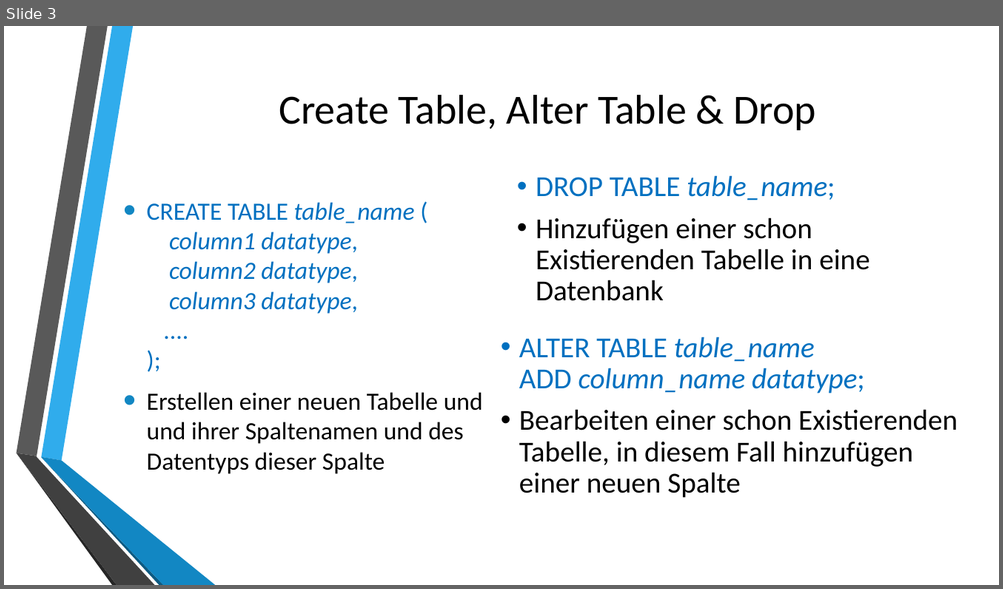
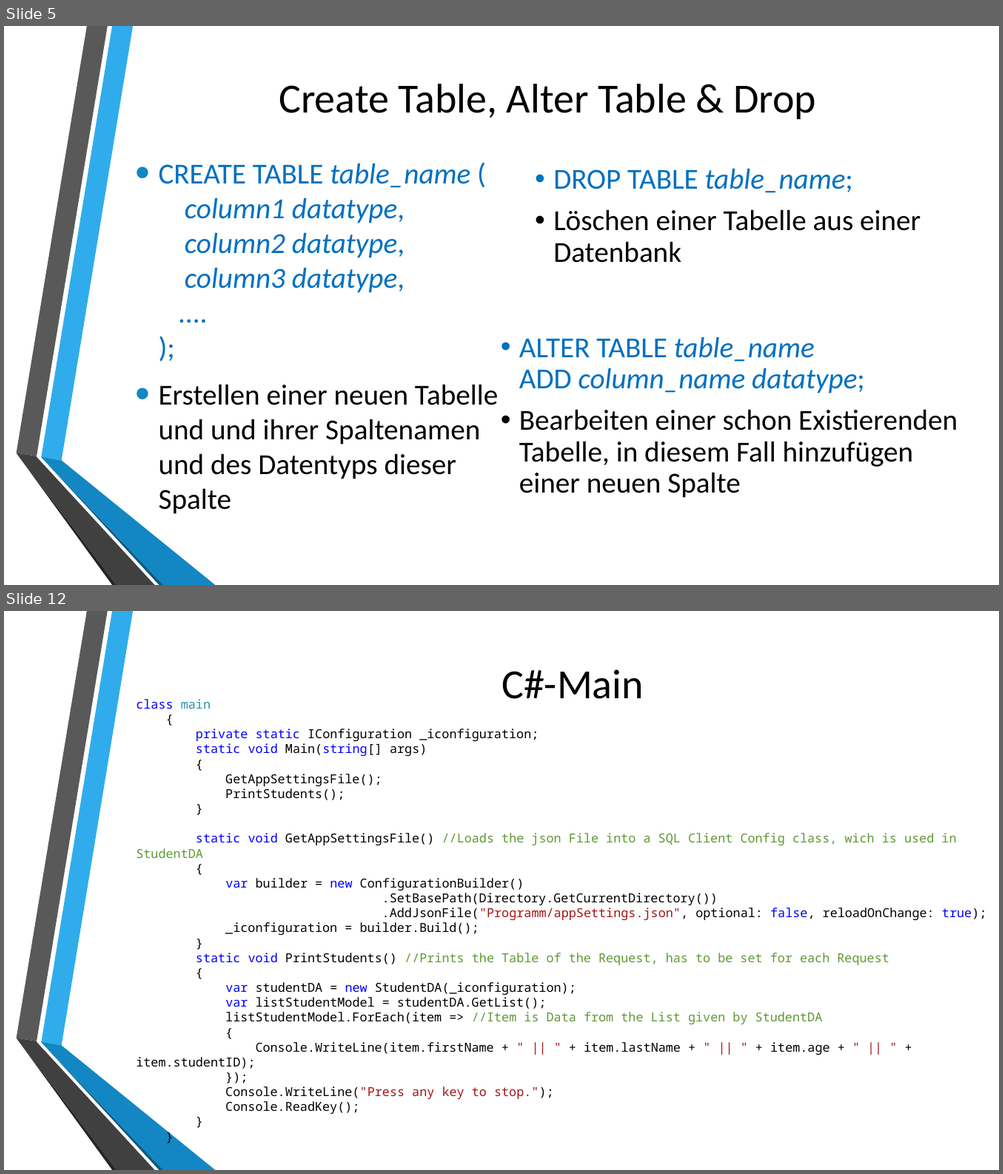
Before and after one commit to johzip/SQL_Presentation, a slide deck: Presentation.pptx. Shown one above the other, each under a label of ours: slide 3 before the commit, slides 5 and 12 after it; the slides between them are not shown. The pictures are 1003x589 and 1003x1174 pixels, drawn with LibreOffice and Linux fonts; fonts in the diff are those of the drawing; background and template pictures are left out. Boxes give left, top, right and bottom in pixels: in the first picture for what was removed or moved away, otherwise in the second. Text is boxed around its words. In the diff, an @@ line names an element or a change of style, - is before the commit and + after.

Commit message:
Fixes on the C# Project Added all needed Attributes to teh Listing class prepared the Presentation.pptx

```diff
--- a/Presentation.pptx
+++ b/Presentation.pptx
@@ slide 12 added at [4, 611, 999, 1170], background picture (left out); not listed: 6 template elements that a slide beside it also shows @@
@@ title added at [501, 669, 643, 699], 40 pt, text #000000 @@
+C#-Main
@@ text added at [136, 699, 986, 1114], 12 pt, text #000000 @@
+class main
+{
+private static IConfiguration _iconfiguration;
+static void Main(string[] args)
+{
+GetAppSettingsFile();
+PrintStudents();
+}
+static void GetAppSettingsFile() //Loads the json File into a SQL Client Config class, wich is used in StudentDA
+{
+var builder = new ConfigurationBuilder()
+.SetBasePath(Directory.GetCurrentDirectory())
+.AddJsonFile("Programm/appSettings.json", optional: false, reloadOnChange: true);
+_iconfiguration = builder.Build();
+}
+static void PrintStudents() //Prints the Table of the Request, has to be set for each Request
+{
+var studentDA = new StudentDA(_iconfiguration);
+var listStudentModel = studentDA.GetList();
+listStudentModel.ForEach(item => //Item is Data from the List given by StudentDA
+{
+Console.WriteLine(item.firstName + " || " + item.lastName + " || " + item.age + " || " + item.studentID);
+});
+Console.WriteLine("Press any key to stop.");
+Console.ReadKey();
+}
+}
@@ what was slide 3 is now slide 5 @@
@@ slide 5 changed as well @@
@@ title "Create Table, Alter Table & ...": place and size @@
-title "Create Table, Alter Table & ..." at [279, 95, 816, 130]
+title "Create Table, Alter Table & ..." at [279, 84, 816, 119]
@@ text "CREATE TABLE table_name ( column1 ...": place and size @@
-text "CREATE TABLE table_name ( column1 ..." at [147, 202, 483, 474]
+text "CREATE TABLE table_name ( column1 ..." at [159, 163, 498, 514]
@@ text "CREATE TABLE table_name ( column1 ..." at [159, 163, 498, 514]: size 24 to 28 pt @@
@@ text "DROP TABLE table_name;": place and size @@
-text "DROP TABLE table_name;" at [535, 175, 869, 301]
+text "DROP TABLE table_name;" at [553, 168, 920, 263]
@@ text at [553, 210, 920, 263]: text changed @@
-• Hinzufügen einer schon Existierenden Tabelle in eine Datenbank
+• Löschen einer Tabelle aus einer Datenbank
```
Also in this commit, not shown: 3 other slides changed, 10 other slides added, 2 slides removed, 8 other files.
